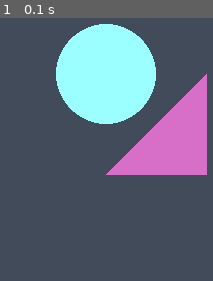
Above: before the commit, frame 1.
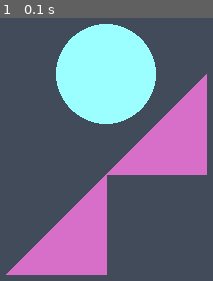
Above: after the commit, the same moment.

Repository: bhawesh2002/learning_path_to_PyGame
Game: pygame game, started from Screen and display/display.py
Same seed, same stepped clock (60 frames per second), same inputs: the game is played once before the commit and once after it.
Inputs:
- Up to frame 1 (0.1 s): no input

The runs differ from the first frame. In frame 1, 9.2% of the frame differs, in the area x 2-51%, y 59-98%.

Commit message:
draw another triangle

Diff:
--- a/Screen and display/display.py
+++ b/Screen and display/display.py
@@ -21,7 +21,7 @@
 def draw_screen():
     gola = pygame.draw.circle(window, (155, 255, 255), (400, 300), 50) #draw a circle
     tricone = pygame.draw.polygon(window, (215, 110, 200), ((500, 300), (400, 400), (500, 400))) #draw a triangle
-
+    tricone = pygame.draw.polygon(window, (215, 110, 200), ((300, 500), (400, 400), (400, 500))) #draw a triangle
 
 def main():
     while(True):  # infinite game loop
